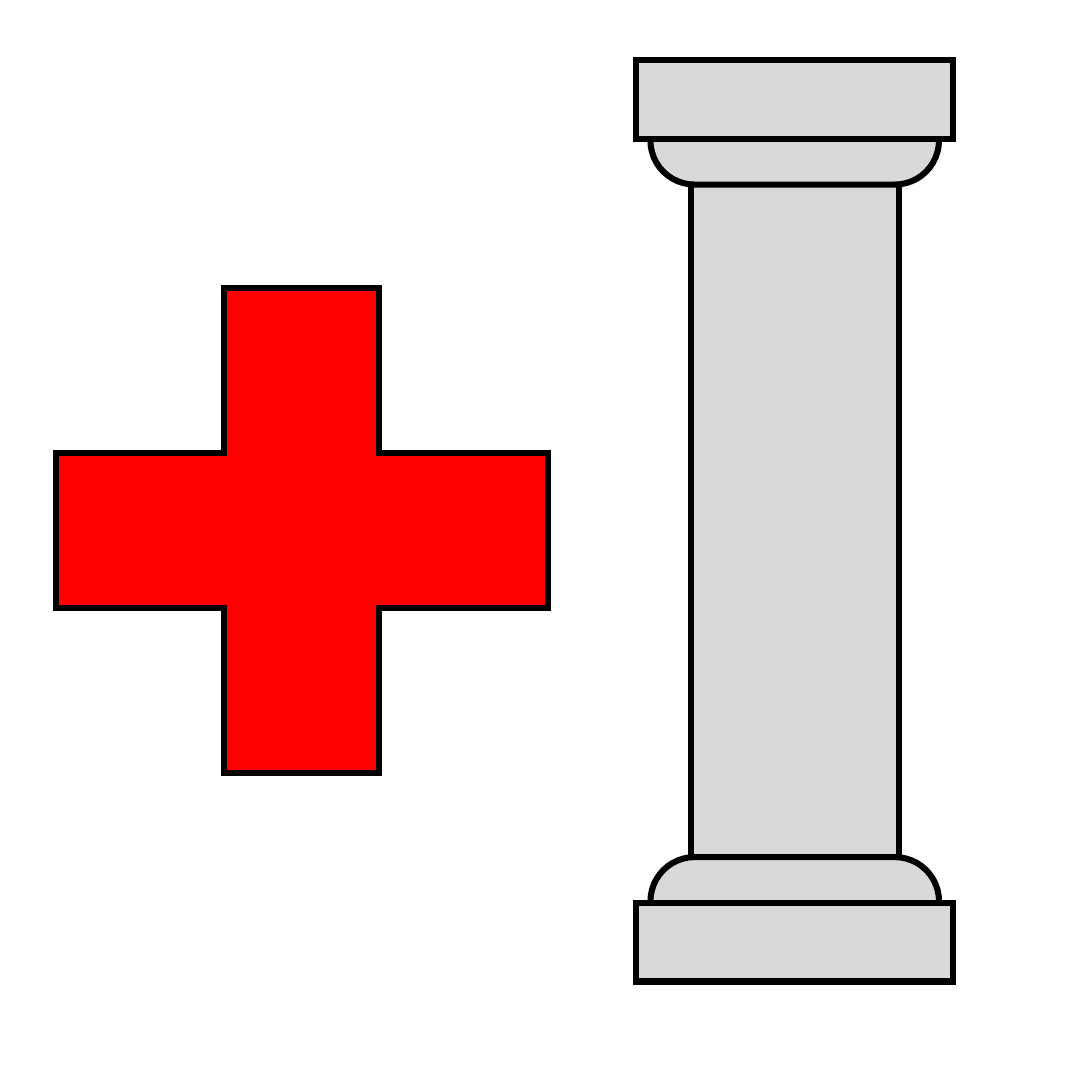
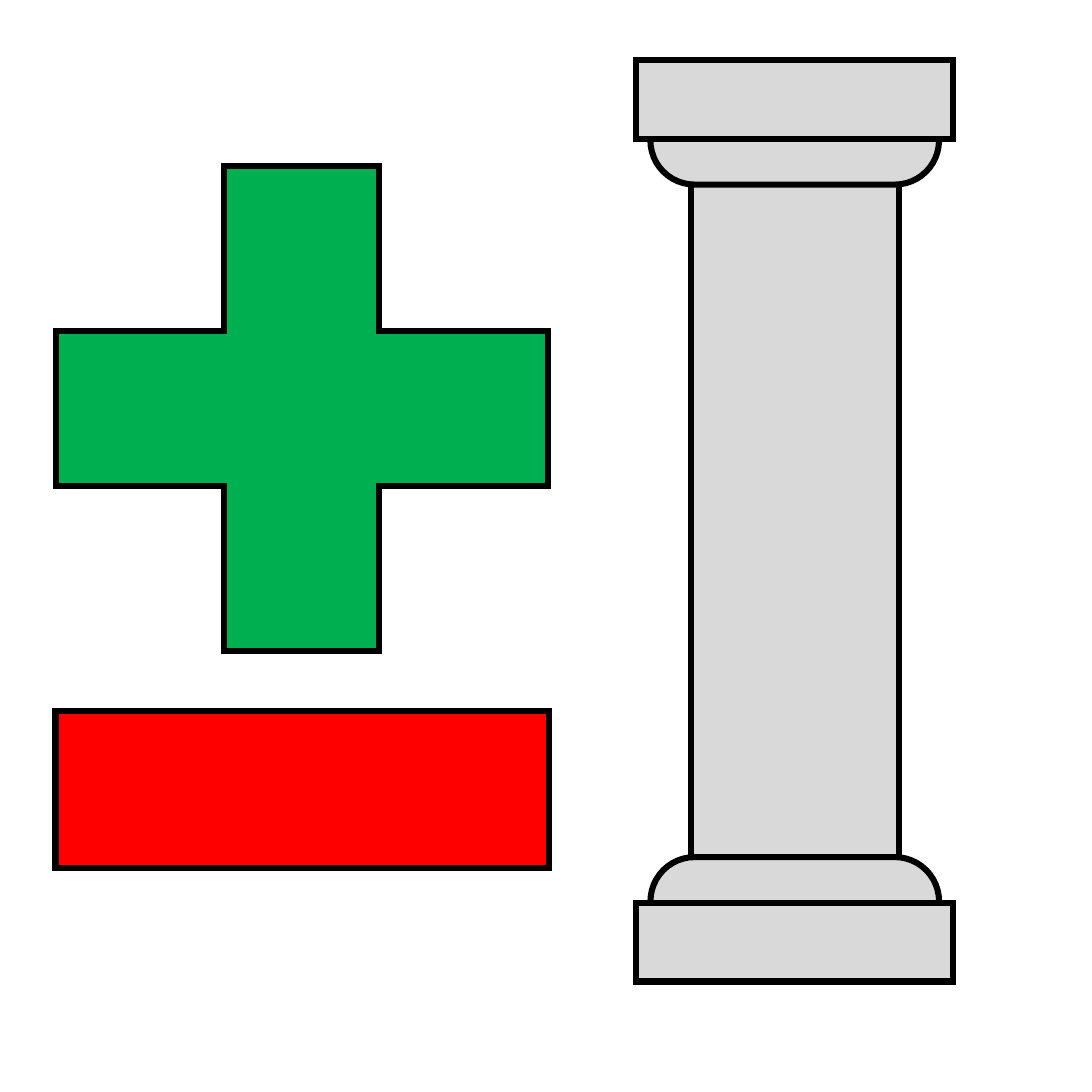
Before and after one commit to pndphd/FHAST_2, a slide deck: slide 1 of icons/FHAST_add_col.pptx. Drawn at 1092x1092 pixels with LibreOffice and Linux fonts; fonts in the diff are those of the drawing; background and template pictures are left out. Boxes give left, top, right and bottom in pixels: in the first picture for what was removed or moved away, otherwise in the second. Text is boxed around its words. In the diff, an @@ line names an element or a change of style, - is before the commit and + after.

```diff
--- a/icons/FHAST_add_col.pptx
+++ b/icons/FHAST_add_col.pptx
@@ plus sign: place and size @@
-plus sign at [0,201,636,862]
+plus sign at [0,79,636,740]
@@ plus sign at [0,79,636,740]: fill #FF0000 to #00B050 @@
@@ rectangle added at [55,711,549,868], fill #FF0000, outline #000000 3 pt @@
```
Also in this commit, not shown: 9 other files.
